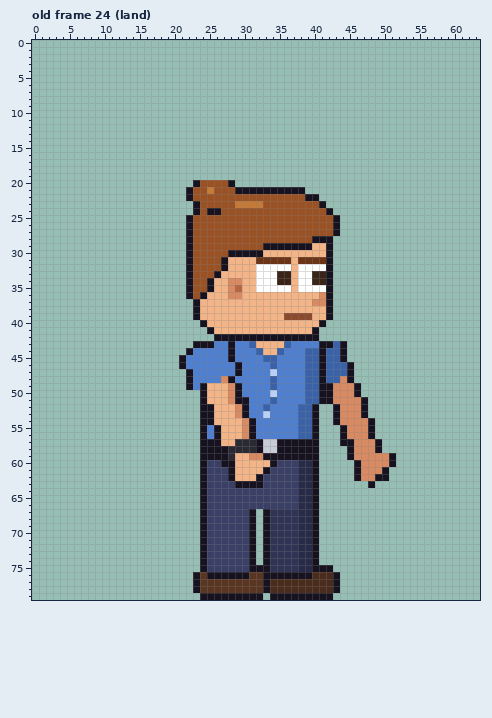
Edited in one commit: pixel-art file (sprites/custom/custom_intern_bun_right_anim.aseprite). Above is the file before it was changed.
64x80 pixels, 123 frames. Colours within 5 levels of each other are drawn and written as one. Shown: old frame 24 (land). The commit also changed other frames, which this record leaves out.
After the commit:
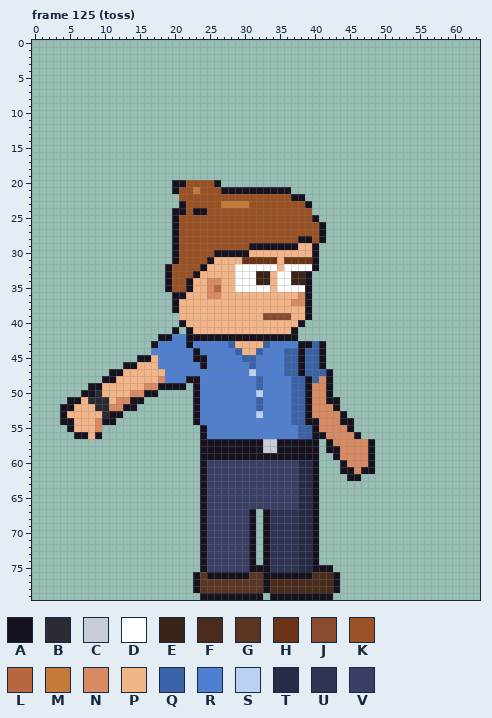
Palette (. is transparent): A #17121f  B #2a2a33  C #c8ccd8  D #ffffff  E #3a2418  F #4a2c1c  G #5a3522  H #6b3416  J #8a4a2e  K #9a5124  L #b8663f  M #c47a38  N #d88a62  P #f3b488  Q #3a62a8  R #4f7fd0  S #bbd0f5  T #272b48  U #2f3354  V #3a3f66
A new or re-ordered frame is compared with the old frame closest to it.
Changes in this commit:
frames 123 -> 129
Frame 125 (toss) is new; against old frame 24 (land):
y 20: x 20..23 ...A -> AAKK; x 26..28 KKA -> A..
y 21: x 20..23 ..AK -> AKKM; x 25 M -> K; x 27..28 KK -> AA; x 37..38 AA -> ..
y 22: x 21..22 .A -> KK; x 37..40 KKAA -> AA..
y 23: x 21..23 ..A -> AKK; x 27..28 KK -> MM; x 31..32 MM -> KK; x 39..41 KKA -> A..
y 24: x 20..22 ... -> AAK; x 24..26 KAA -> AKK; x 40..42 KKA -> ...
y 25: x 20..22 ..A -> AKK; x 40..43 KKKA -> A...
y 26..27: x 20..22 ..A -> AKK; x 41..43 KKA -> A..
y 28: x 20..22 ..A -> AKK; x 38..40 KKA -> AAK; x 42 A -> .
y 29: x 20..22 ..A -> AKK; x 31..32 KK -> AA; x 38..42 AAPPA -> PPA..
y 30: x 20..22 ..A -> AKK; x 26..27 KK -> AA; x 31..32 AA -> PP; x 40..42 PPA -> A..
y 31: x 20..22 ..A -> AKK; x 25..27 KKA -> APP; x 30..31 PP -> HH; x 35 H -> P; x 37 P -> H; x 40..42 HHA -> A..
y 32: x 19..22 ...A -> AKKK; x 24..27 KKKA -> APPP; x 29..31 PPP -> DDD; x 35 D -> P; x 37 P -> D; x 40..42 DDA -> A..
y 33: x 19..26 ...AKKKA -> AKKKAPPP; x 29..42 PPPDDDEEPDDEEA -> DDDEEPDDEEA...
y 34: x 19..21 ... -> AKK; x 23..26 KKAP -> PPNN; x 28..42 NNPPDDDEEPDDEEA -> PDDDEEPDDEEA...
y 35: x 19..21 ... -> AKK; x 23..26 KKAP -> PPNL; x 28..31 NLPP -> PDDD; x 34 D -> P; x 37 P -> D; x 39..42 DDDA -> A...
y 36: x 20..26 ..AKAPP -> AAPPPNN; x 28..29 NN -> PP; x 38..42 PPPNA -> NA...
y 37: x 20..23 ...A -> APPP; x 37..42 PPPNNA -> NNA...
y 38: x 20..23 ...A -> APPP; x 39..42 PPPA -> A...
y 39: x 21..23 ..A -> PPP; x 33..35 PPP -> JJJ; x 37..42 JJJPPA -> PPA...
y 40: x 21..24 ...A -> APPP; x 38..41 PPPA -> A...
y 41: x 20 . -> A; x 22..25 ...A -> APPP; x 37..40 PPPA -> A...
y 42: x 18..25 ........ -> AARRAAAA; x 38..40 AAA -> ...
y 43: x 17..25 ......AAA -> ARRRRARRR; x 28..31 ARRQ -> QPPP; x 33..36 PPPQ -> QRRR; x 38..40 RRR -> AAQ; x 42..44 AQA -> ...
y 44: x 17..23 .....AR -> RRRRRRA; x 28..31 ARRR -> RQPP; x 33..38 PPQRRR -> RRRQQA; x 42..44 QQA -> ...
y 45: x 15..21 ......A -> AAPRRRR; x 23..24 RR -> AA; x 28 A -> R; x 30..31 RR -> QQ; x 33..34 QQ -> RR; x 36..38 RRR -> QQA; x 42..44 QQA -> ...
y 46: x 13..21 ........A -> AAPPPRRRR; x 24 R -> A; x 29 A -> R; x 31 R -> Q; x 34 Q -> R; x 36..38 RRR -> QQA; x 42..45 QQQA -> ....
y 47: x 11..22 ...........A -> AAPPPPPPRRRR; x 29 A -> R; x 31 R -> S; x 34 S -> R; x 36..38 RRR -> QQA; x 41..45 AQQQA -> QA...
y 48: x 10..21 ............ -> AAPPPPPPNRRR; x 23 R -> A; x 27..28 NA -> RR; x 32 R -> Q; x 34 Q -> R; x 37..39 RRQ -> QQA; x 41..45 AQQNA -> NA...
y 49: x 8..29 ..............ARAPPPNA -> AAPPPPPPNNAAAA.ARRRRRR; x 32 R -> Q; x 34 Q -> R; x 37..41 RRQQA -> QQANN; x 43..46 NNNA -> ....
y 50: x 7..17 ........... -> AABPPPPNNAA; x 23..29 .APPPNA -> ARRRRRR; x 32 R -> S; x 34 S -> R; x 37..41 RRQQA -> QQANN; x 43..46 NNNA -> ....
y 51: x 5..15 ........... -> AAPBBBPNNAA; x 23..30 .APPPNAA -> ARRRRRRR; x 32 R -> Q; x 34 Q -> R; x 37..41 RRQQA -> QQANN; x 43..47 NNNNA -> A....
y 52: x 4..14 ........... -> AAPPPBBNNAA; x 23..30 .AAPPPNA -> ARRRRRRR; x 32..33 RQ -> QR; x 37 R -> Q; x 39..42 QA.. -> ANNN; x 44..47 NNNA -> ....
y 53: x 4..12 ......... -> APPPPPBAA; x 23..30 .AAPPPNA -> ARRRRRRR; x 32..33 RS -> SR; x 37 R -> Q; x 39..47 QA..ANNNA -> ANNNNA...
y 54: x 4..11 ........ -> AAPPPNAA; x 23..31 .AAPPPPNA -> ARRRRRRRR; x 37 R -> Q; x 39 Q -> A; x 41..48 ..ANNNNA -> NNNAA...
y 55: x 5..9 ..... -> APPPN; x 26..31 APPPNA -> RRRRRR; x 41..48 ...ANNNA -> NNNNA...
y 56: x 6..9 .... -> AAPA; x 26..31 APPPNA -> RRRRRR; x 41..44 ...A -> ANNN; x 46..48 NNA -> A..
y 57: x 27..31 PPBBB -> AAAAA; x 42..45 ..AA -> ANNN; x 48..49 NA -> A.
y 58: x 28..31 BBBB -> AAAA; x 42..45 ...A -> AANN; x 48..49 NA -> A.
y 59: x 28..32 BPPNN -> AAAAA; x 43..45 ..A -> ANN; x 48..51 NNNA -> A...
y 60: x 27..34 AAPPPPPA -> VVVVVVVV; x 44..46 ..A -> ANN; x 48..51 NNNA -> A...
y 61: x 28..33 APPPPA -> VVVVVV; x 44..50 ..ANNNA -> AANAA..
y 62: x 28..32 APPPA -> VVVVV; x 45 . -> A; x 47..50 NNAA -> ....
y 63: x 29..32 AAAA -> VVVV; x 48 A -> .
Pixel boxes of the changes (left, top, right, bottom) in both pictures:
changed: (60, 180, 396, 488)
